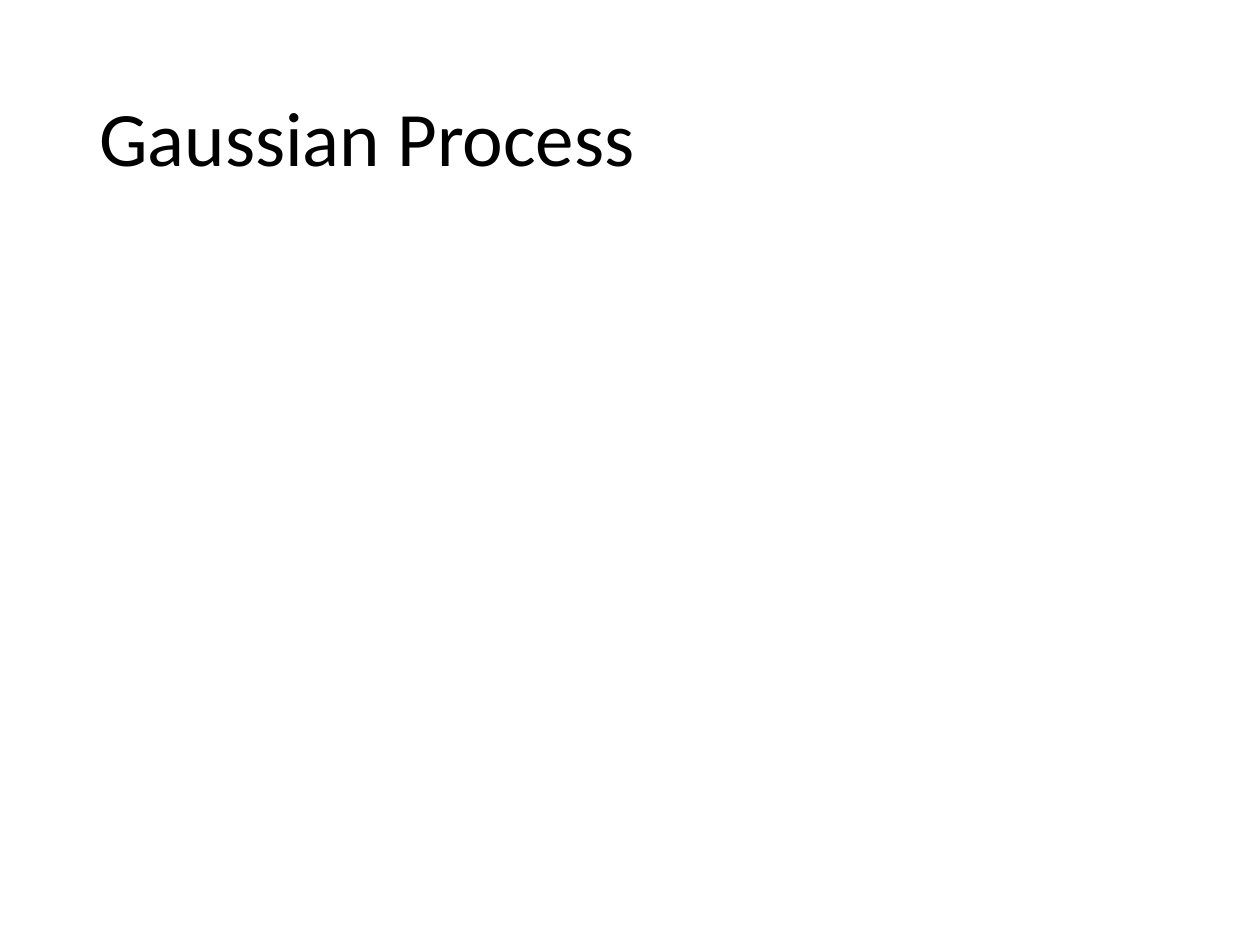
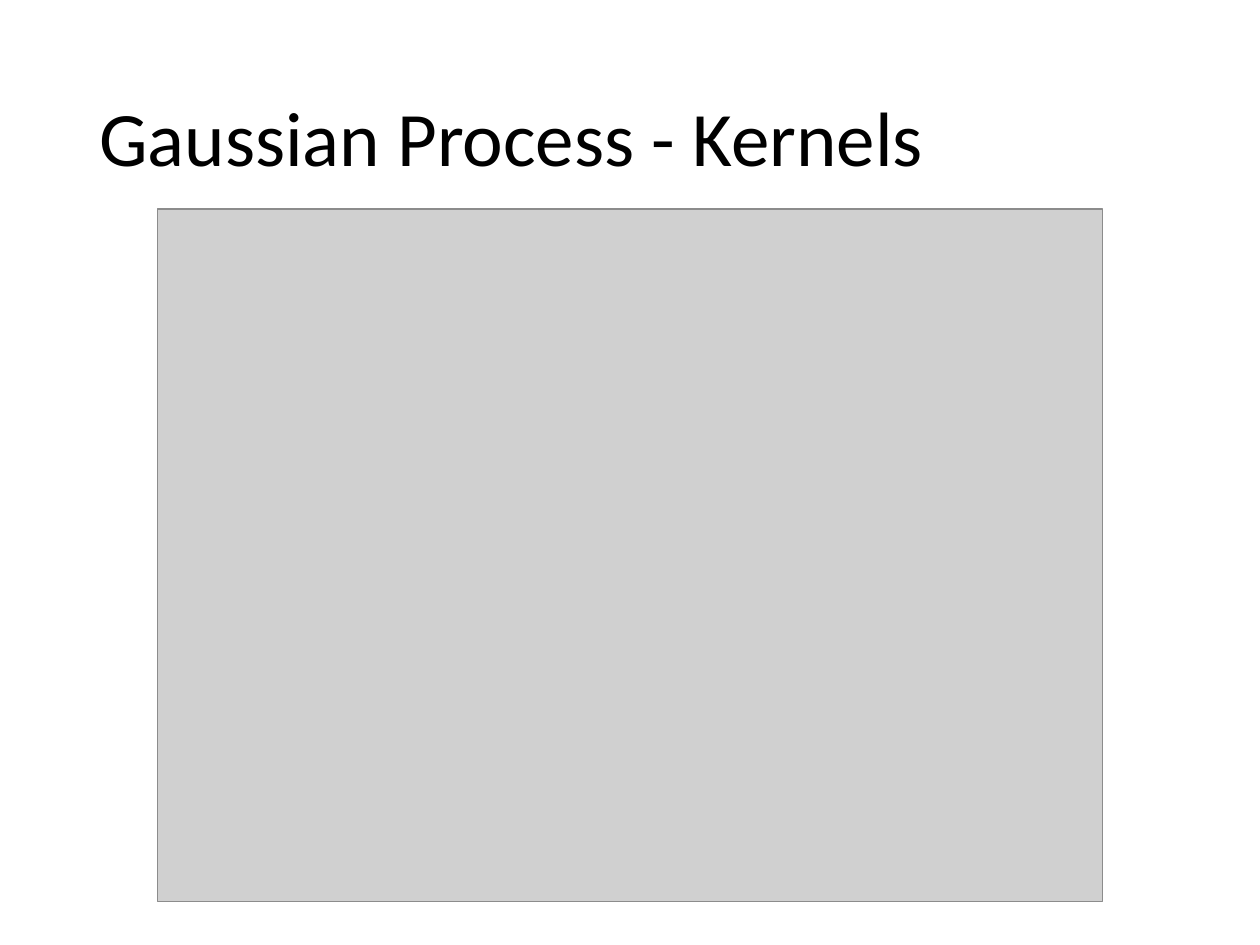
Before and after one commit to jkingphd/practical_bayes_opt, a slide deck: slide 16 of Data_science_nashville_jkk.pptx. Drawn at 1260x945 pixels with LibreOffice and Linux fonts; fonts in the diff are those of the drawing; grey boxes stand for pictures. Boxes give left, top, right and bottom in pixels: in the first picture for what was removed or moved away, otherwise in the second. Text is boxed around its words. In the diff, an @@ line names an element or a change of style, - is before the commit and + after.

Commit message:
Adding image to powerpoint and made some additional structural changes.

```diff
--- a/Data_science_nashville_jkk.pptx
+++ b/Data_science_nashville_jkk.pptx
@@ title at [99,112,923,167]: text changed @@
-Gaussian Process
+Gaussian Process - Kernels
@@ picture added at [158,209,1102,902] @@
```
Also in this commit, not shown: 4 other slides changed, 1 other file.
